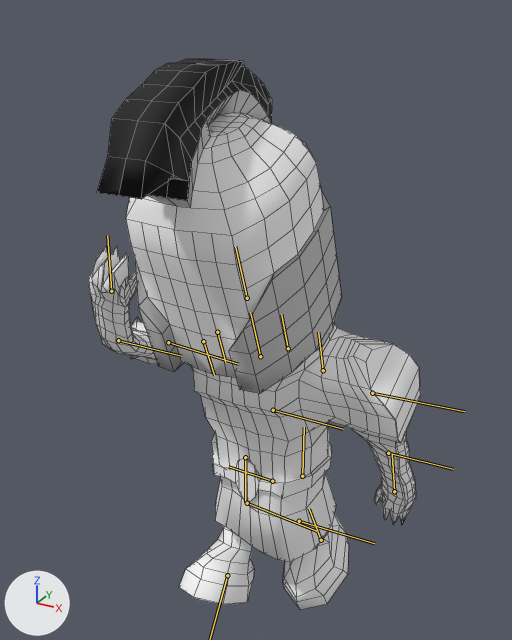
One commit to the FBX model ModésMaya/Guerrier.fbx: the scene before it, then after it.
Both versions are drawn from a 50 mm camera at (0.0182, -0.035, 0.0212) aimed at (0.0, -0.0018, 0.0046). Lighting does not change. The marker at lower left points along +X, +Y and +Z. Both versions are drawn at frame 51 of the action 'Take 001'; the numbers are the values there. The bones that bend it are drawn over the model as lines. Mesh edges are drawn as thin lines.
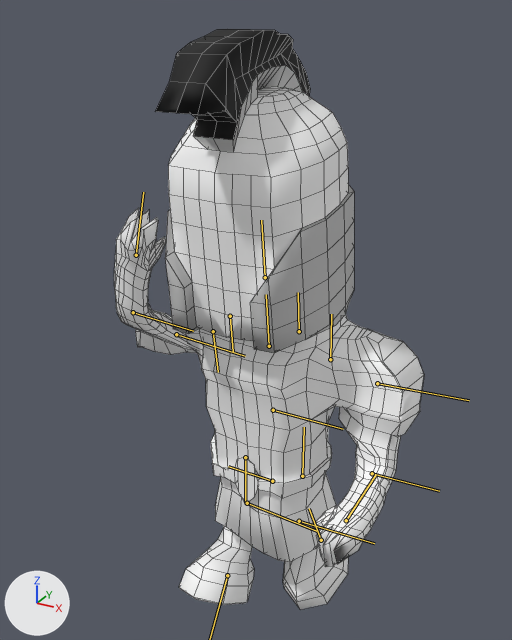
The change, as a diff of the scene's bpy script:
```diff
--- a/ModésMaya/Guerrier.fbx.py
+++ b/ModésMaya/Guerrier.fbx.py
@@ bone_spined @@
 bone_spined = bpy.data.objects['Armature'].pose.bones['spined']  # child of 'pelvis'
-bone_spined.rotation_quaternion = (0.985, 0.0, 0.173, 0.0)  # degrees (0, 20, 0)
+bone_spined.rotation_quaternion = (0.998, 0.0, 0.059, 0.0)  # degrees (0, 7, 0)
@@ bone_left_arm_2 @@
 bone_left_arm_2 = bpy.data.objects['Armature'].pose.bones['left_arm_2']  # child of 'left_arm_1'
-bone_left_arm_2.rotation_quaternion = (1.0, 0.0, 0.0, 0.0)  # degrees (0, 0, 0)
+bone_left_arm_2.rotation_quaternion = (0.97, 0.0, -0.244, 0.0)  # degrees (0, -28, 0)
@@ bone_left_arm_3 @@
 bone_left_arm_3 = bpy.data.objects['Armature'].pose.bones['left_arm_3']  # child of 'left_arm_2'
-bone_left_arm_3.rotation_quaternion = (1.0, 0.0, 0.0, 0.0)  # degrees (0, 0, 0)
+bone_left_arm_3.rotation_quaternion = (0.867, 0.0, -0.499, 0.0)  # degrees (0, -60, 0)
```

Pixel boxes (x1, y1, x2, y2) of what changed, in the pictures (512 x 640 px):
'pCube5', posed (7% narrower)
    before: (88, 59, 421, 610)
    after: (114, 29, 424, 610)
bone 'left_arm_2', root to tip
    before: (372, 393) to (464, 411)
    after: (377, 383) to (469, 400)
bone 'left_arm_3', root to tip
    before: (388, 453) to (453, 469)
    after: (372, 473) to (439, 491)
